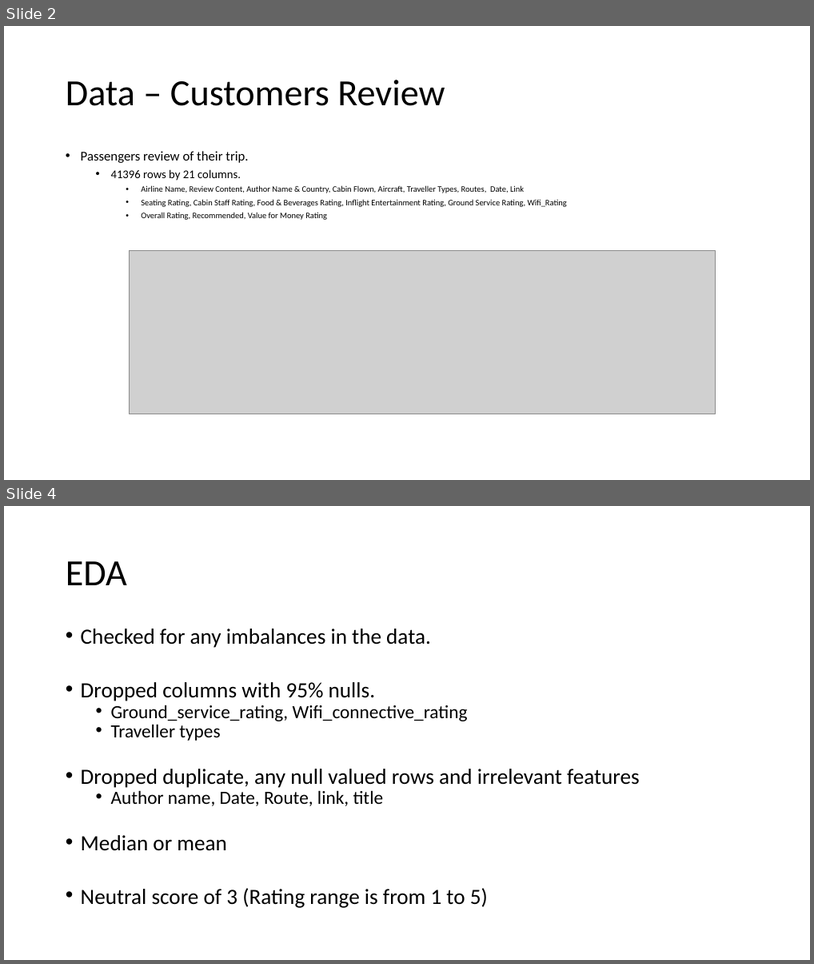
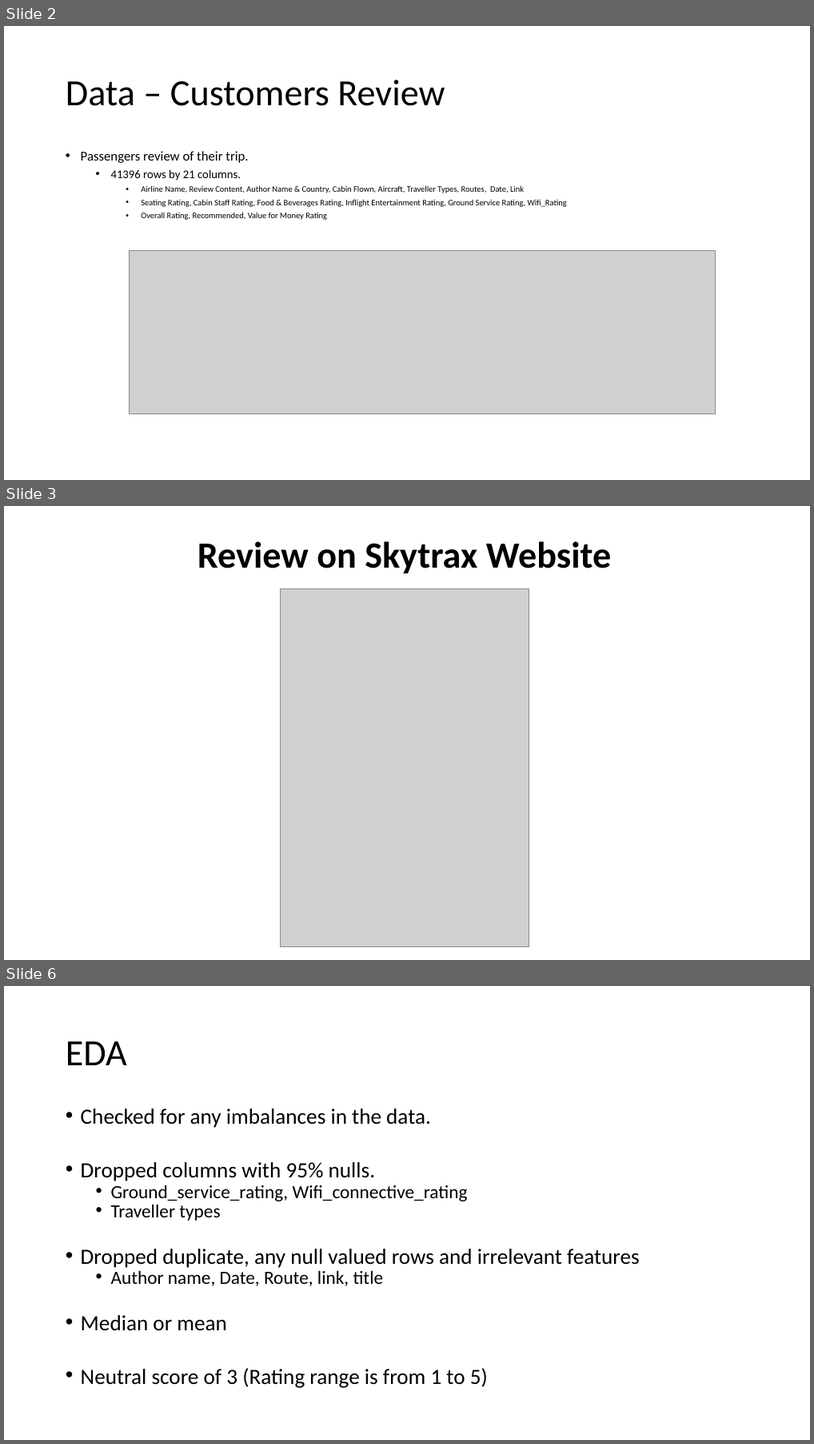
Before and after one commit to vyap2000/Capstone-Project, a slide deck: Capstone_Project_Summary v4.pptm. Shown one above the other, each under a label of ours: slides 2 and 4 before the commit, slides 2, 3 and 6 after it; the slides between them are not shown. The pictures are 814x964 and 814x1444 pixels, drawn with LibreOffice and Linux fonts; fonts in the diff are those of the drawing; grey boxes stand for pictures. Boxes give left, top, right and bottom in pixels: in the first picture for what was removed or moved away, otherwise in the second. Text is boxed around its words. In the diff, an @@ line names an element or a change of style, - is before the commit and + after.

```diff
--- a/Capstone_Project_Summary v4.pptm
+++ b/Capstone_Project_Summary v4.pptm
@@ slide 3 added at <box>4,506,810,960</box>, background #FFFFFF @@
@@ title added at <box>198,541,612,574</box>, 44 pt, text #000000, bold @@
+Review on Skytrax Website
@@ picture added at <box>281,588,529,947</box> @@
@@ what was slide 4 is now slide 6 @@
```
Also in this commit, not shown: 3 slides changed, 1 other slide added.
